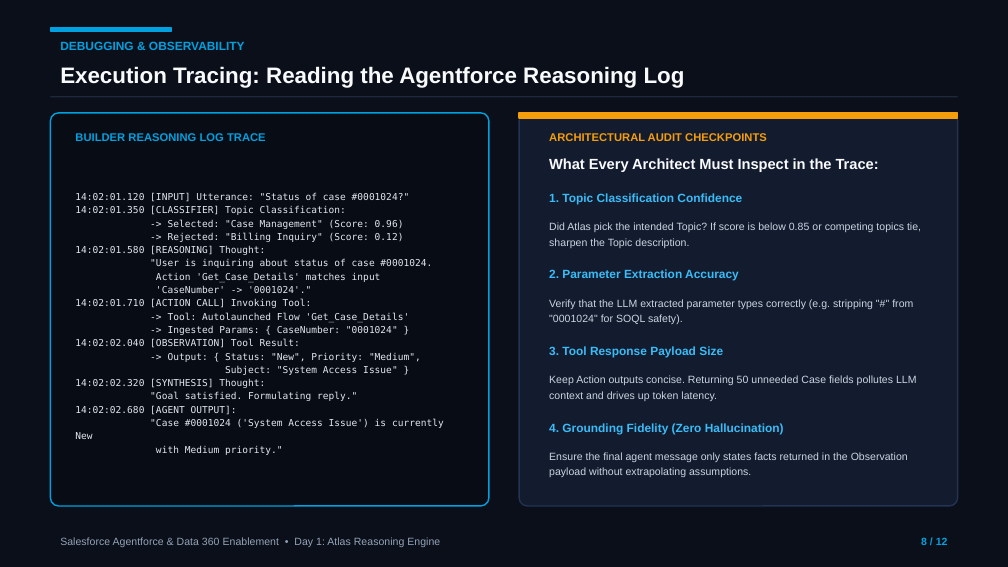
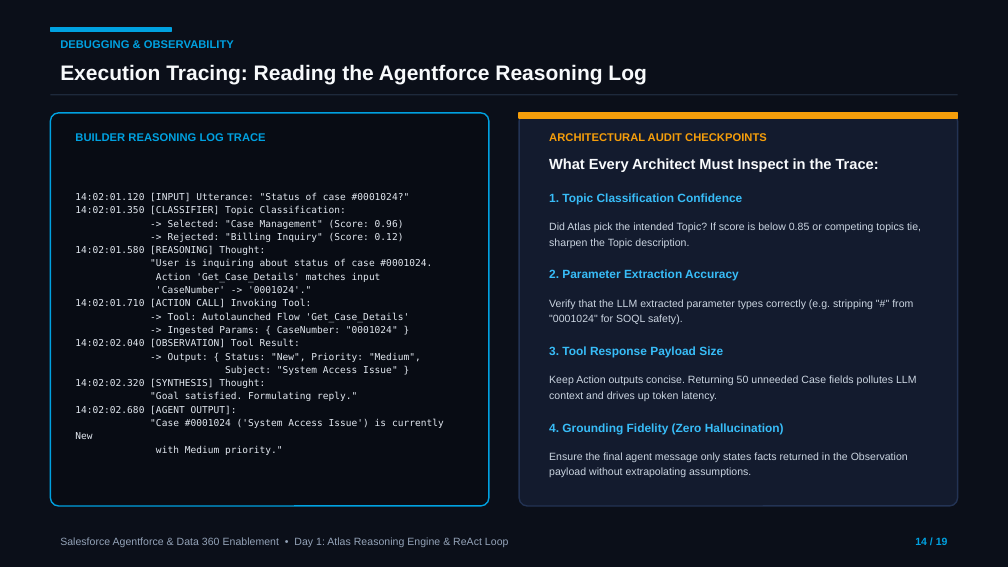
Before and after one commit to MohnishTak2725/agentforce-data360-workbench, a slide deck: slide 14 of Day-1-Atlas-Reasoning-Engine.pptx (slide 8 before the commit). Drawn at 1008x567 pixels with LibreOffice and Linux fonts; fonts in the diff are those of the drawing. Boxes give left, top, right and bottom in pixels: in the first picture for what was removed or moved away, otherwise in the second. Text is boxed around its words. In the diff, an @@ line names an element or a change of style, - is before the commit and + after.

```diff
--- a/Day-1-Atlas-Reasoning-Engine.pptx
+++ b/Day-1-Atlas-Reasoning-Engine.pptx
@@ text "DEBUGGING & OBSERVABILITY" at (60,40,234,48): size 8.5 to 8 pt @@
@@ text "Execution Tracing: Reading the Agentforce ..." at (60,64,646,84): size 16 to 15 pt @@
@@ text at (60,537,508,547): text changed @@
-Salesforce Agentforce & Data 360 Enablement • Day 1: Atlas Reasoning Engine
+Salesforce Agentforce & Data 360 Enablement • Day 1: Atlas Reasoning Engine & ReAct Loop
@@ text at (915,537,948,545): text changed @@
-8 / 12
+14 / 19
```
Also in this commit, not shown: 11 other slides changed, 7 slides added.
